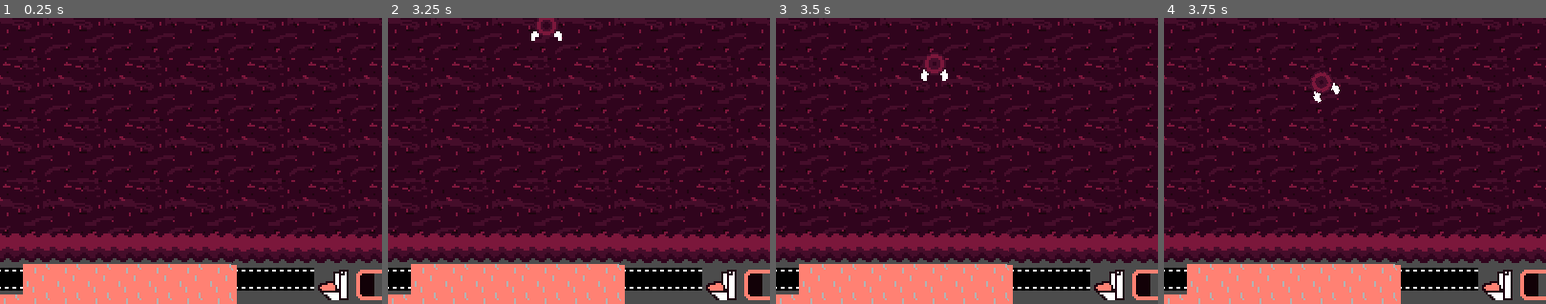
Above: before the commit, frames 1-4 (left to right).
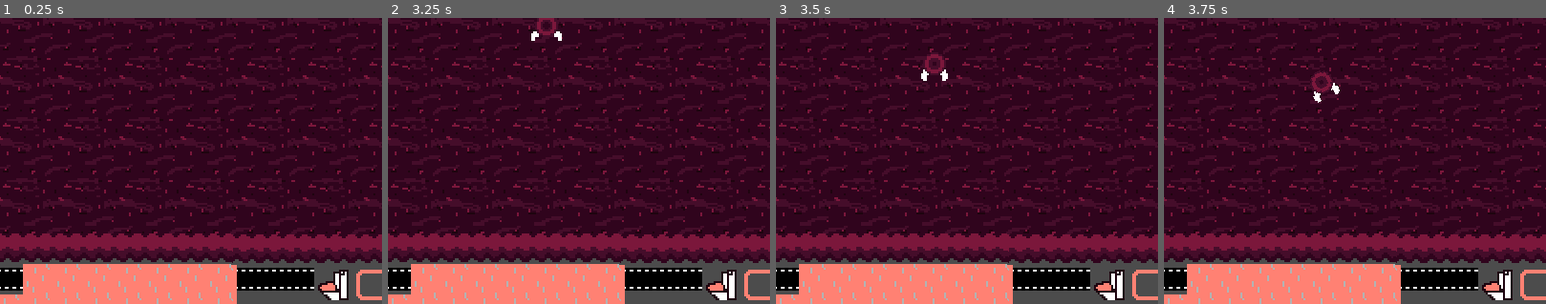
Above: after the commit, the same moments.

Repository: Flipez/arnold
Game: Godot game, scene res://Scenes/MainLevel.tscn
Two runs of this game, one before a commit and one after it. Both use one fixed random seed, a clock stepped at 60 frames per second and the inputs below.
Inputs:
- Up to frame 1 (0.25 s): no input
- Up to frame 2 (3.25 s): tap Enter at 0.5, 2.75 s; hold Right (ui_right) 0.53-1.28 s; tap Space (ui_select) at 0.77, 1.25, 1.52, 3.02 s; hold Down (ui_down) 1.28-2.03 s; hold Right (ui_right) 2.03-2.78 s; hold Up (ui_up) from 2.78 s (still down)
- Up to frame 3 (3.5 s): keep holding Up (ui_up)
- Up to frame 4 (3.75 s): release Up (ui_up) at 3.53 s; hold Left (ui_left) from 3.53 s (still down)
The pictures show only the part of the screen within x 21-71%, y 37-87%; the shares and areas given below are measured in that part.

The runs differ from the first frame. In frame 1, 0.3% of the frame differs, in the area x 94-98%, y 89-98%; in frame 2, 0.3%; in frame 3, 0.3%; in frame 4, 0.3%.

Commit message:
adjust bar

Diff:
--- a/Scenes/MainLevel.tscn
+++ b/Scenes/MainLevel.tscn
@@ -518,8 +518,7 @@
 margin_top = 0.983261
 margin_right = 131.959
 margin_bottom = 21.9833
-max_value = 50.0
-value = 5.0
+max_value = 10.0
 texture_under = ExtResource( 11 )
 texture_progress = ExtResource( 10 )
 __meta__ = {
--- a/Scenes/Player.tscn
+++ b/Scenes/Player.tscn
@@ -78,7 +78,7 @@
 position = Vector2( -58.2486, 21.9982 )
 frames = SubResource( 13 )
 animation = "holding"
-frame = 2
+frame = 1
 playing = true
 offset = Vector2( 58.2486, -21.9982 )
 
--- a/Scenes/shitbar.gd
+++ b/Scenes/shitbar.gd
@@ -4,5 +4,4 @@
   pass
 
 func crate_destroyed():
-  print("receive destroed")
-  $TextureProgress.value += 100
+  $TextureProgress.value += 1
